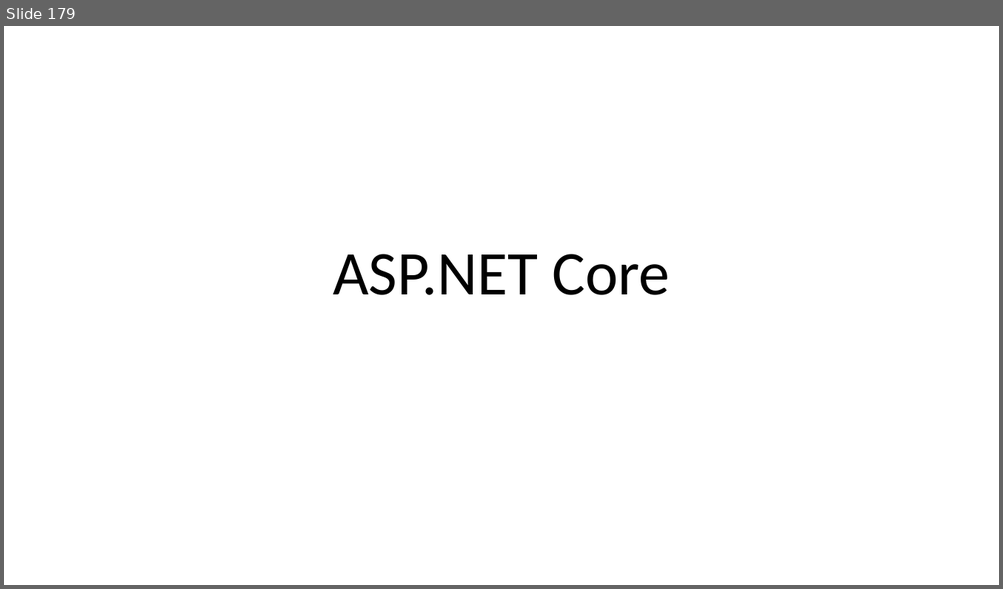
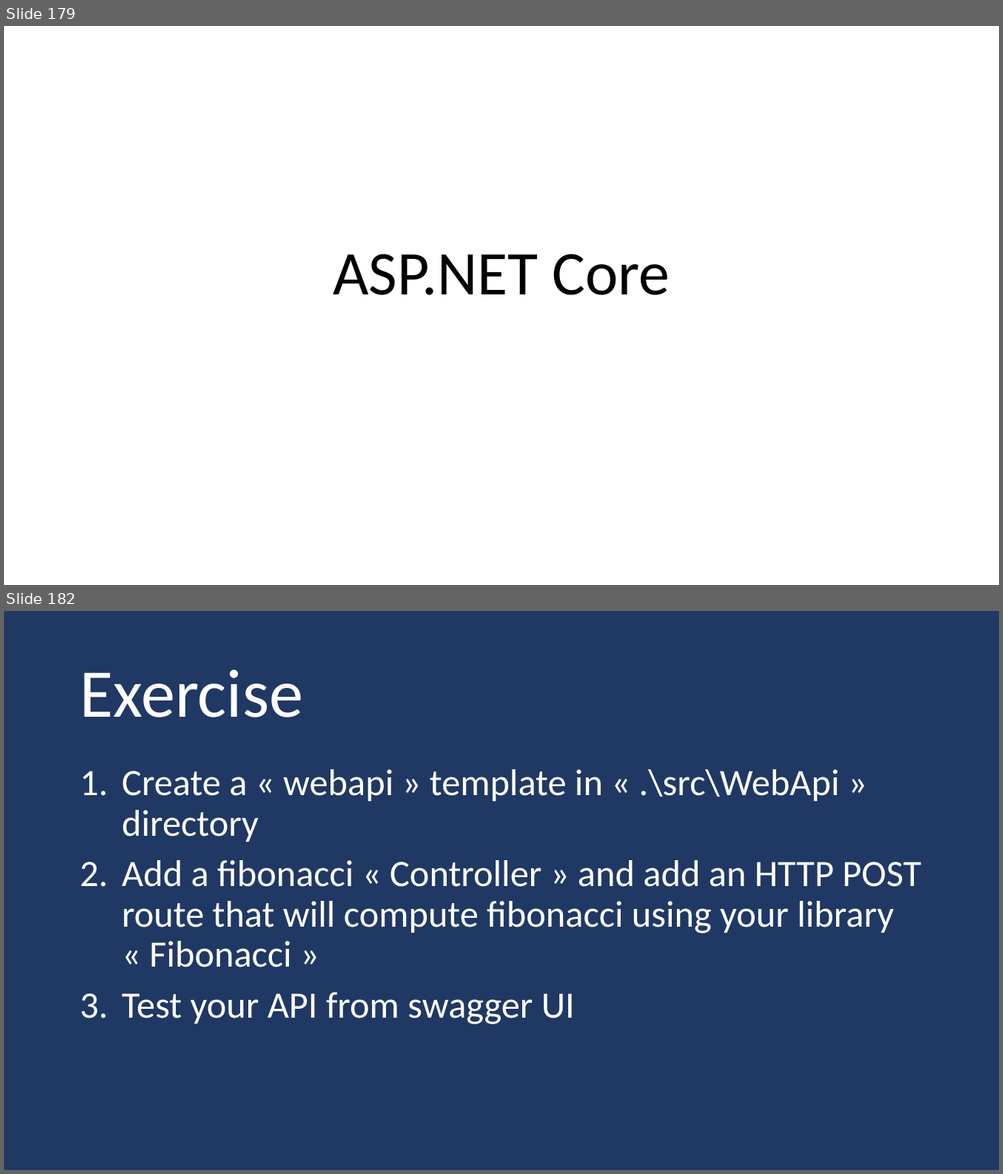
Before and after one commit to guillaume-chervet/course.dotnet, a slide deck: documentations/dotnet.pptx. Shown one above the other, each under a label of ours: slide 179 before the commit, slides 179 and 182 after it; the slides between them are not shown. The pictures are 1003x589 and 1003x1174 pixels, drawn with LibreOffice and Linux fonts; fonts in the diff are those of the drawing. Boxes give left, top, right and bottom in pixels: in the first picture for what was removed or moved away, otherwise in the second. Text is boxed around its words. In the diff, an @@ line names an element or a change of style, - is before the commit and + after.

Commit message:
update

```diff
--- a/documentations/dotnet.pptx
+++ b/documentations/dotnet.pptx
@@ slide 182 added at (4,611,999,1170), background #203864 @@
@@ title added at (79,669,303,718), 66 pt, text #FFFFFF @@
+Exercise
@@ text added at (122,769,921,1025), 36 pt, text #FFFFFF @@
+1. Create a « webapi » template in « .\src\WebApi » directory
+2. Add a fibonacci « Controller » and add an HTTP POST route that will compute fibonacci using your library « Fibonacci »
+3. Test your API from swagger UI
```
Also in this commit, not shown: 2 other slides added, 1 slide removed.
